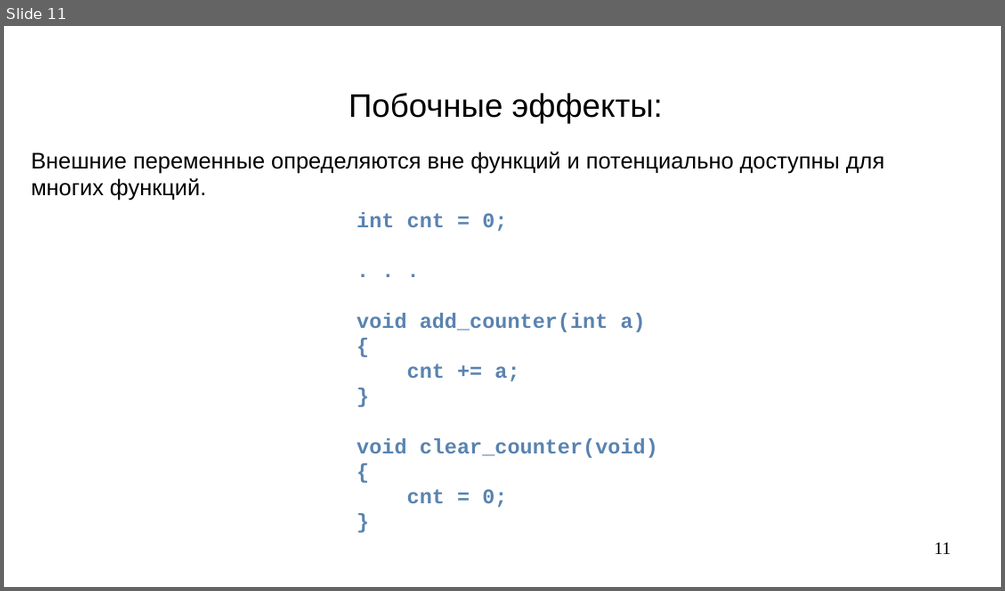
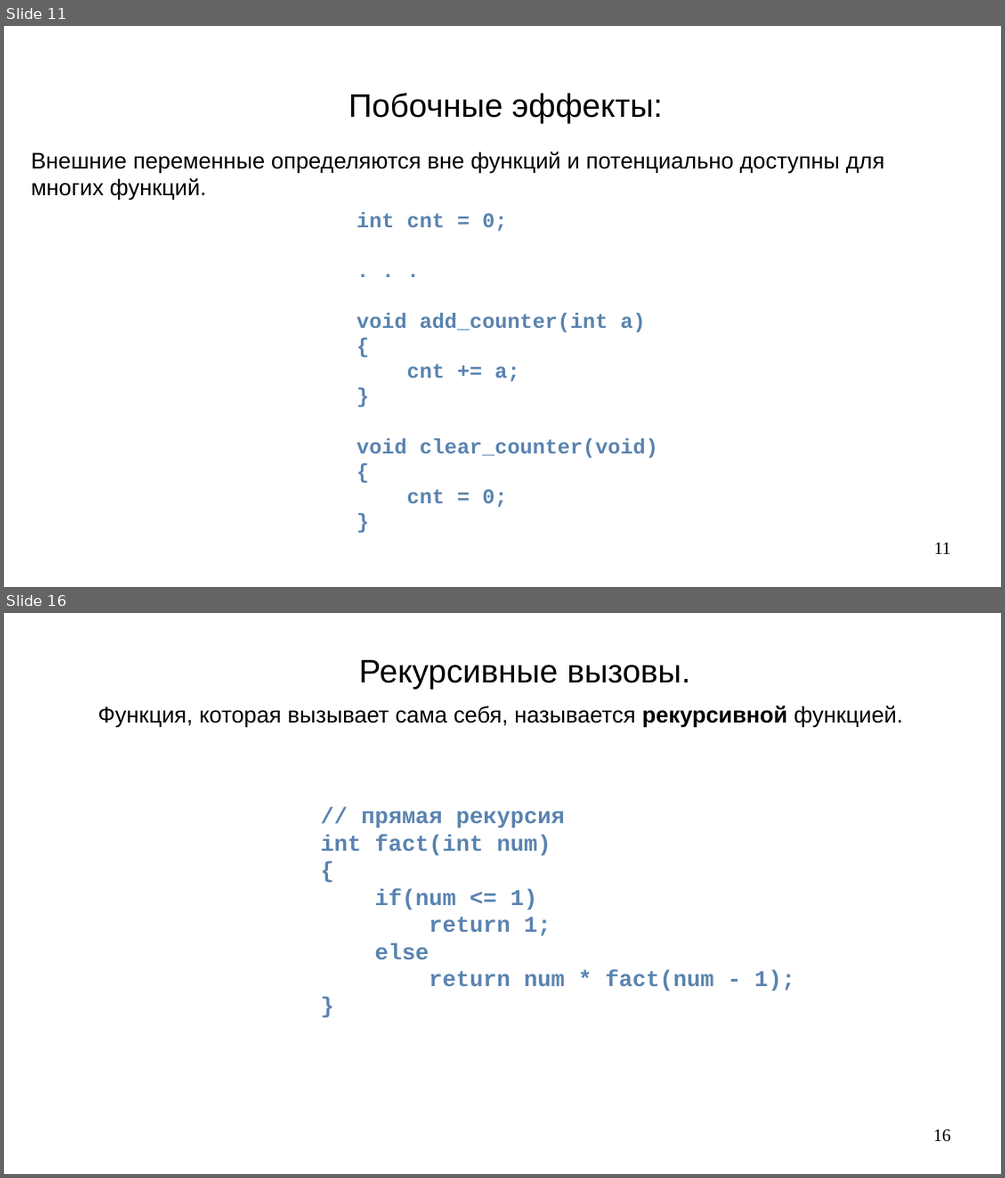
Before and after one commit to steelcraft/stud-lab, a slide deck: Лекции/CBCP01#L4.odp. Shown one above the other, each under a label of ours: slide 11 before the commit, slides 11 and 16 after it; the slides between them are not shown. The pictures are 1005x591 and 1005x1178 pixels, drawn with LibreOffice and Linux fonts; fonts in the diff are those of the drawing. Boxes give left, top, right and bottom in pixels: in the first picture for what was removed or moved away, otherwise in the second. Text is boxed around its words. In the diff, an @@ line names an element or a change of style, - is before the commit and + after.

```diff
--- a/Лекции/CBCP01#L4.odp
+++ b/Лекции/CBCP01#L4.odp
@@ slide 16 added at (4, 613, 1001, 1174), background #FFFFFF @@
@@ title added at (359, 659, 691, 689), 26 pt, text #000000 @@
+Рекурсивные вызовы.
@@ text added at (98, 706, 902, 728), 18 pt, text #000000 @@
+Функция, которая вызывает сама себя, называется рекурсивной функцией.
@@ text added at (321, 811, 795, 991), 18 pt, text #5983B0, bold @@
+// прямая рекурсия
+int fact(int num)
+{
+if(num <= 1)
+return 1;
+else
+return num * fact(num - 1);
+}
@@ page number added at (933, 1129, 951, 1142), 14 pt, text #000000 @@
+16
```
Also in this commit, not shown: 6 slides changed, 17 other slides added, 3 slides removed.
